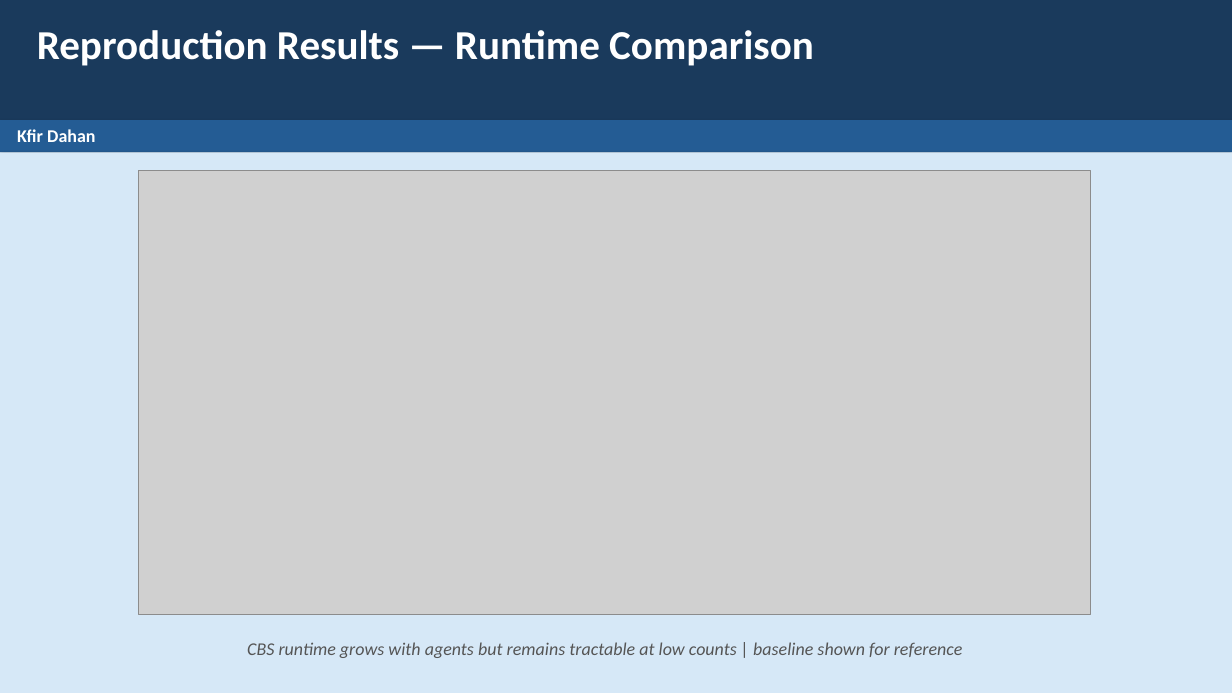
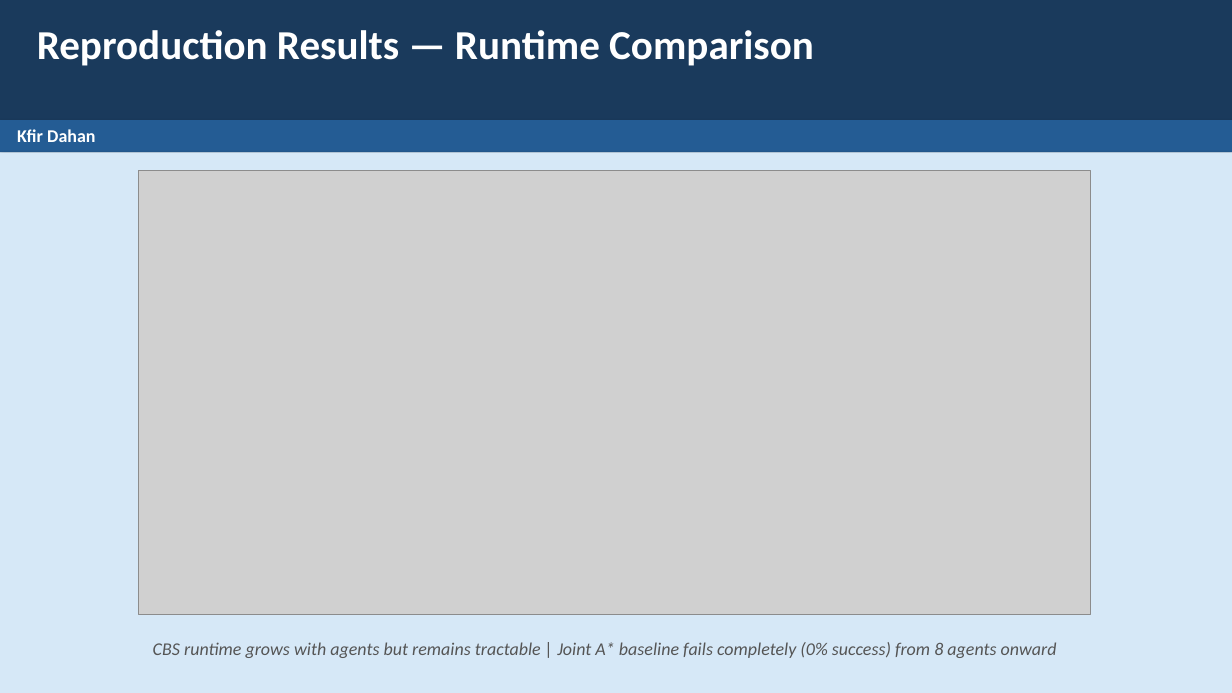
Before and after one commit to eladdamti100/mapf-cbs, a slide deck: slide 10 of results/presentation.pptx. Drawn at 1232x693 pixels with LibreOffice and Linux fonts; fonts in the diff are those of the drawing; grey boxes stand for pictures. Boxes give left, top, right and bottom in pixels: in the first picture for what was removed or moved away, otherwise in the second. Text is boxed around its words. In the diff, an @@ line names an element or a change of style, - is before the commit and + after.

```diff
--- a/results/presentation.pptx
+++ b/results/presentation.pptx
@@ text at bbox=[153, 642, 1057, 658]: text changed @@
-CBS runtime grows with agents but remains tractable at low counts | baseline shown for reference
+CBS runtime grows with agents but remains tractable | Joint A* baseline fails completely (0% success) from 8 agents onward
```
Also in this commit, not shown: 4 other slides changed.
